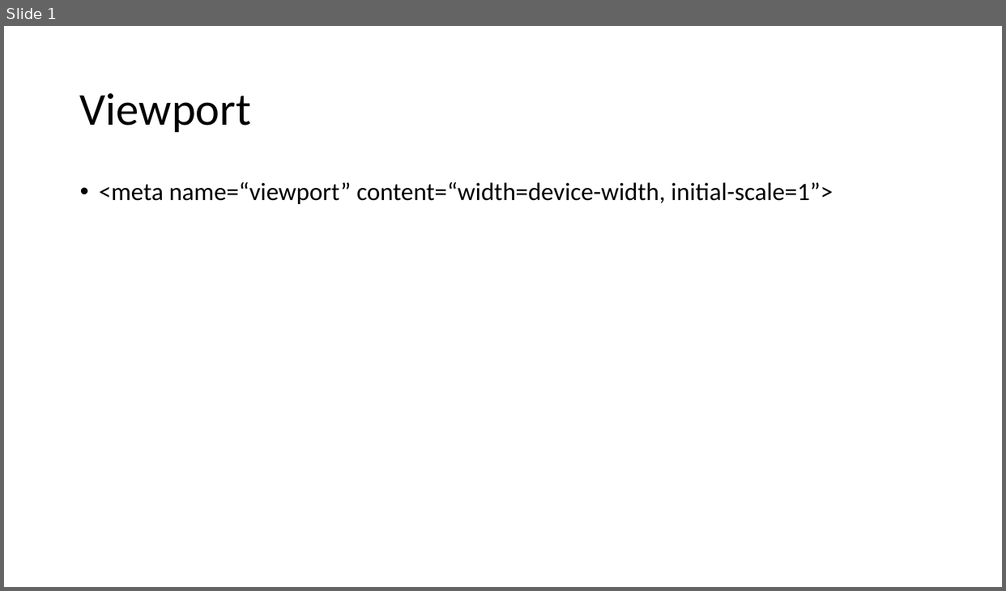
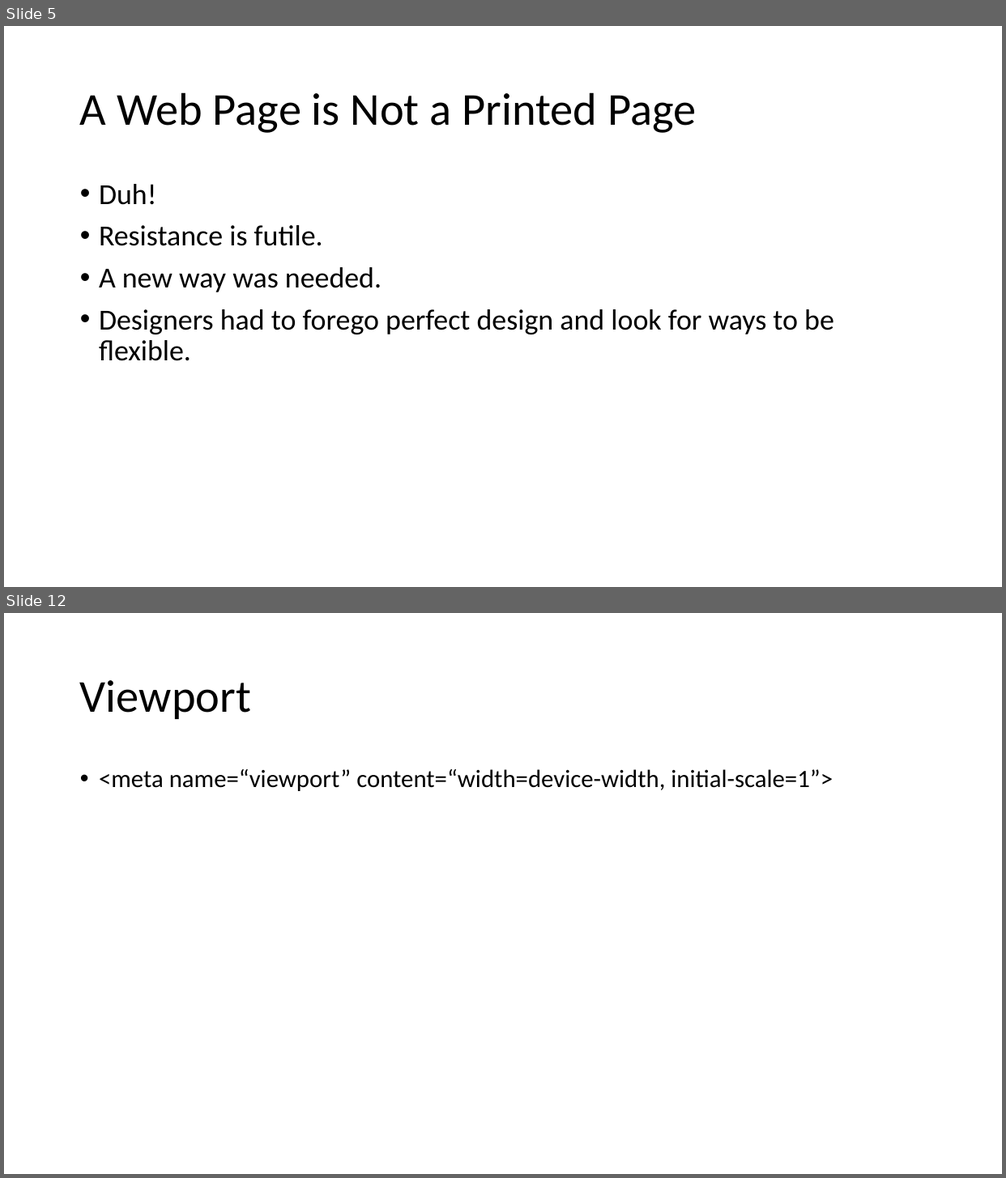
Before and after one commit to mlybrand/ResponsiveWebDesign, a slide deck: presentation/ResponsiveWebDesign.pptx. Shown one above the other, each under a label of ours: slide 1 before the commit, slides 5 and 12 after it; the slides between them are not shown. The pictures are 1006x591 and 1006x1178 pixels, drawn with LibreOffice and Linux fonts; fonts in the diff are those of the drawing. Boxes give left, top, right and bottom in pixels: in the first picture for what was removed or moved away, otherwise in the second. Text is boxed around its words. In the diff, an @@ line names an element or a change of style, - is before the commit and + after.

```diff
--- a/presentation/ResponsiveWebDesign.pptx
+++ b/presentation/ResponsiveWebDesign.pptx
@@ slide 5 added at bbox=[4, 26, 1002, 587], background #FFFFFF @@
@@ title added at bbox=[80, 92, 696, 133], 44 pt, text #000000 @@
+A Web Page is Not a Printed Page
@@ text added at bbox=[99, 184, 834, 361], 28 pt, text #000000 @@
+• Duh!
+• Resistance is futile.
+• A new way was needed.
+• Designers had to forego perfect design and look for ways to be flexible.
@@ what was slide 1 is now slide 12 @@
```
Also in this commit, not shown: 1 slide changed, 9 other slides added.
